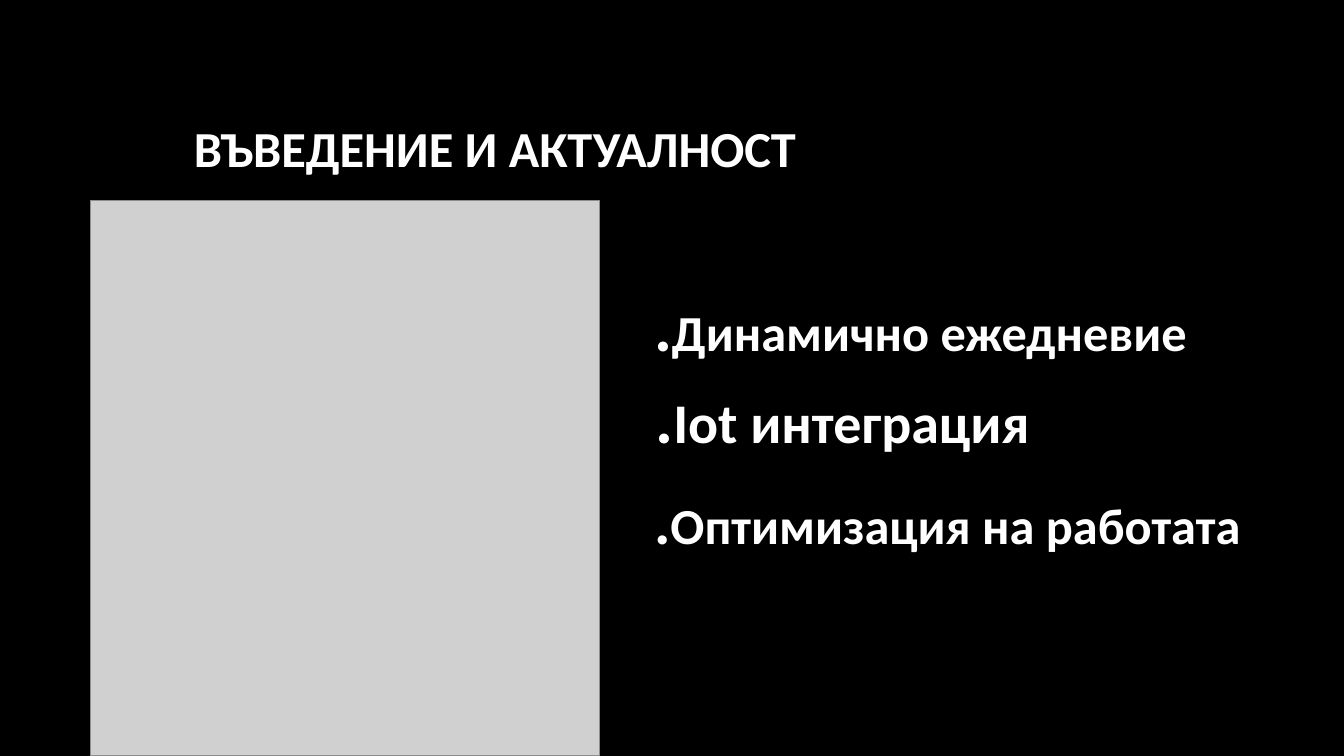
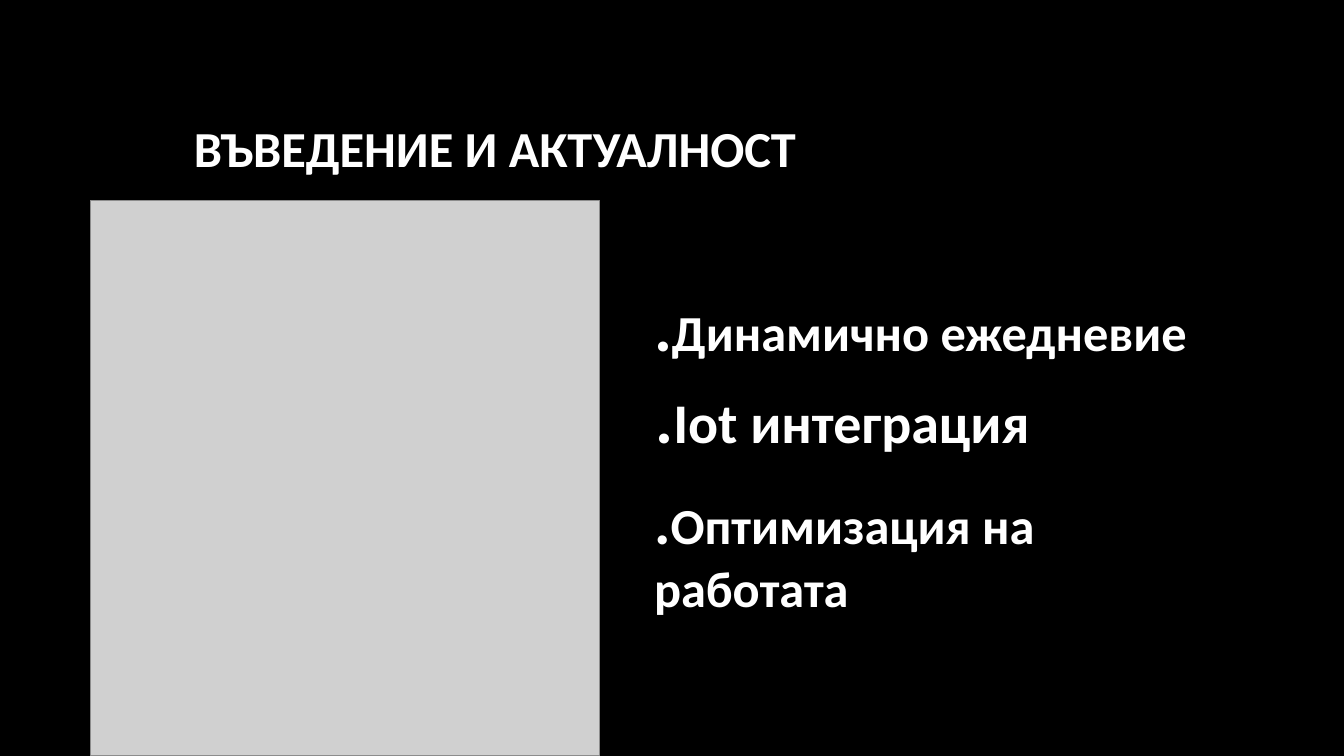
Before and after one commit to pgee-dzi2024/ThemeSP_2612, a slide deck: slide 2 of DR/защита.pptx. Drawn at 1344x756 pixels with LibreOffice and Linux fonts; fonts in the diff are those of the drawing; grey boxes stand for pictures; background and template pictures are left out. Boxes give left, top, right and bottom in pixels: in the first picture for what was removed or moved away, otherwise in the second. Text is boxed around its words. In the diff, an @@ line names an element or a change of style, - is before the commit and + after.

```diff
--- a/DR/защита.pptx
+++ b/DR/защита.pptx
@@ text ".Оптимизация на работата" rewrapped from bbox=[670, 509, 1241, 552] to bbox=[654, 511, 1034, 615] @@
```
Also in this commit, not shown: 2 slides added, 1 other file.
